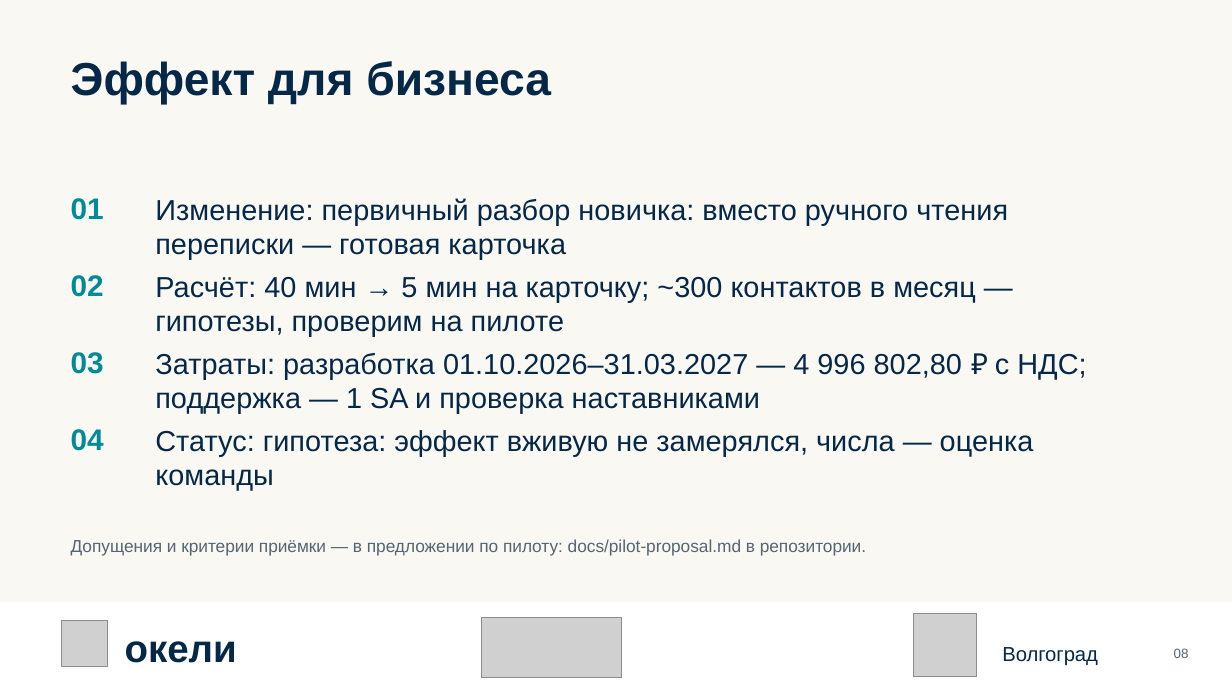
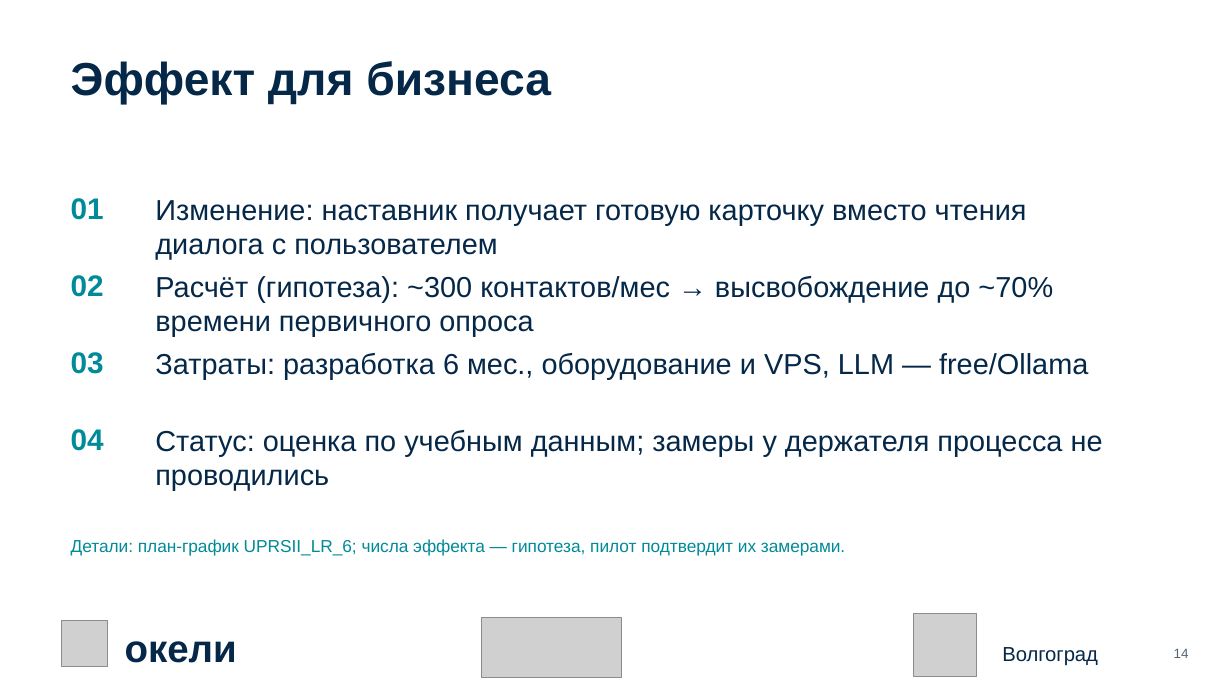
Before and after one commit to KaDyK736/FinikTeam-FB01, a slide deck: slide 9 of Презентация_Finik_FB01_по_шаблону.pptx (slide 8 before the commit). Drawn at 1232x693 pixels with LibreOffice and Linux fonts; fonts in the diff are those of the drawing; grey boxes stand for pictures. Boxes give left, top, right and bottom in pixels: in the first picture for what was removed or moved away, otherwise in the second. Text is boxed around its words. In the diff, an @@ line names an element or a change of style, - is before the commit and + after.

```diff
--- a/Презентация_Finik_FB01_по_шаблону.pptx
+++ b/Презентация_Finik_FB01_по_шаблону.pptx
@@ background #FAF8F2 to #FFFFFF @@
@@ text at [155, 200, 1027, 260]: text changed @@
-Изменение: первичный разбор новичка: вместо ручного чтения переписки — готовая карточка
+Изменение: наставник получает готовую карточку вместо чтения диалога с пользователем
@@ text at [155, 276, 1053, 337]: text changed @@
-Расчёт: 40 мин → 5 мин на карточку; ~300 контактов в месяц — гипотезы, проверим на пилоте
+Расчёт (гипотеза): ~300 контактов/мес → высвобождение до ~70% времени первичного опроса
@@ text at [155, 353, 1088, 379]: text changed @@
-Затраты: разработка 01.10.2026–31.03.2027 — 4 996 802,80 ₽ с НДС; поддержка — 1 SA и проверка наставниками
+Затраты: разработка 6 мес., оборудование и VPS, LLM — free/Ollama
@@ text at [155, 430, 1103, 491]: text changed @@
-Статус: гипотеза: эффект вживую не замерялся, числа — оценка команды
+Статус: оценка по учебным данным; замеры у держателя процесса не проводились
@@ text at [71, 539, 845, 556]: text changed; text colour #566572 to #018A98 @@
-Допущения и критерии приёмки — в предложении по пилоту: docs/pilot-proposal.md в репозитории.
+Детали: план-график UPRSII_LR_6; числа эффекта — гипотеза, пилот подтвердит их замерами.
@@ rectangle removed at [0, 602, 1232, 693] @@
@@ text at [1174, 648, 1189, 658]: text changed @@
-08
+14
```
Also in this commit, not shown: 7 other slides changed, 2 slides added, 2 slides removed.
